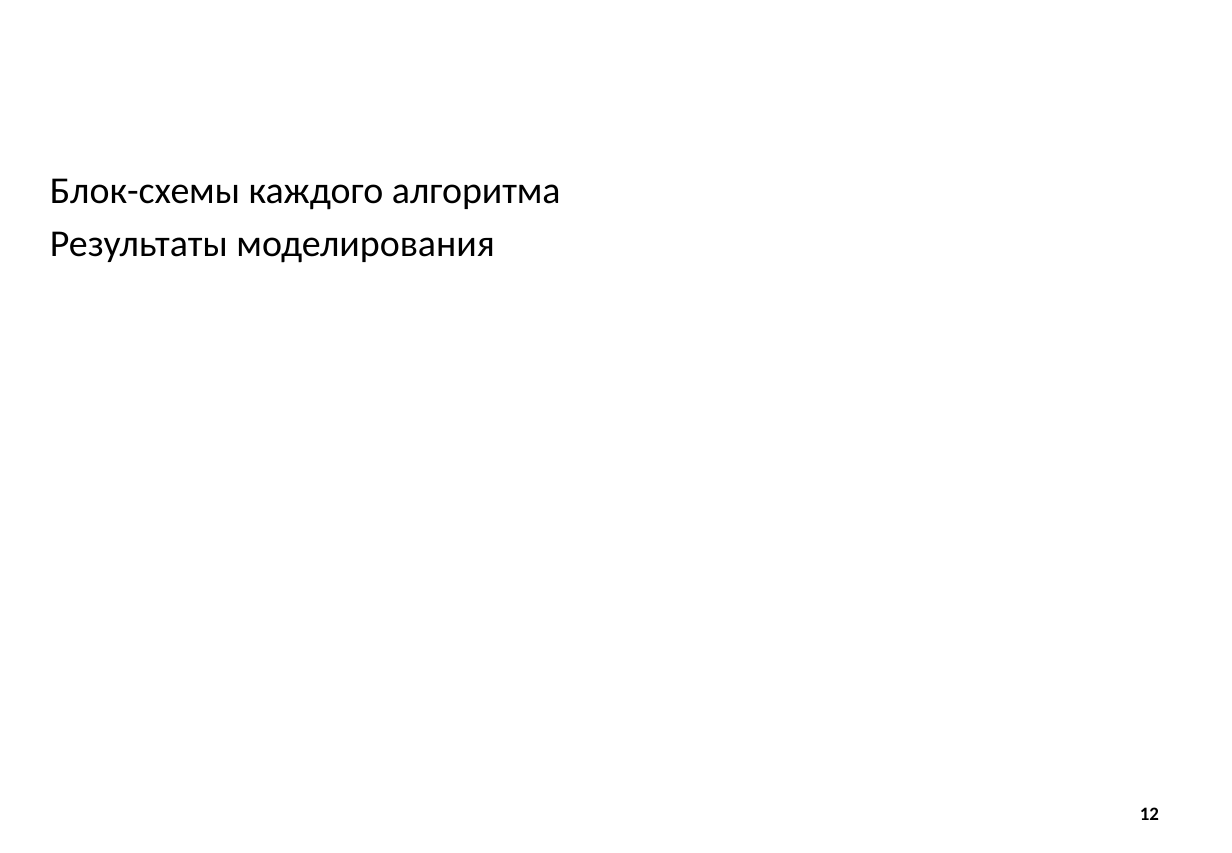
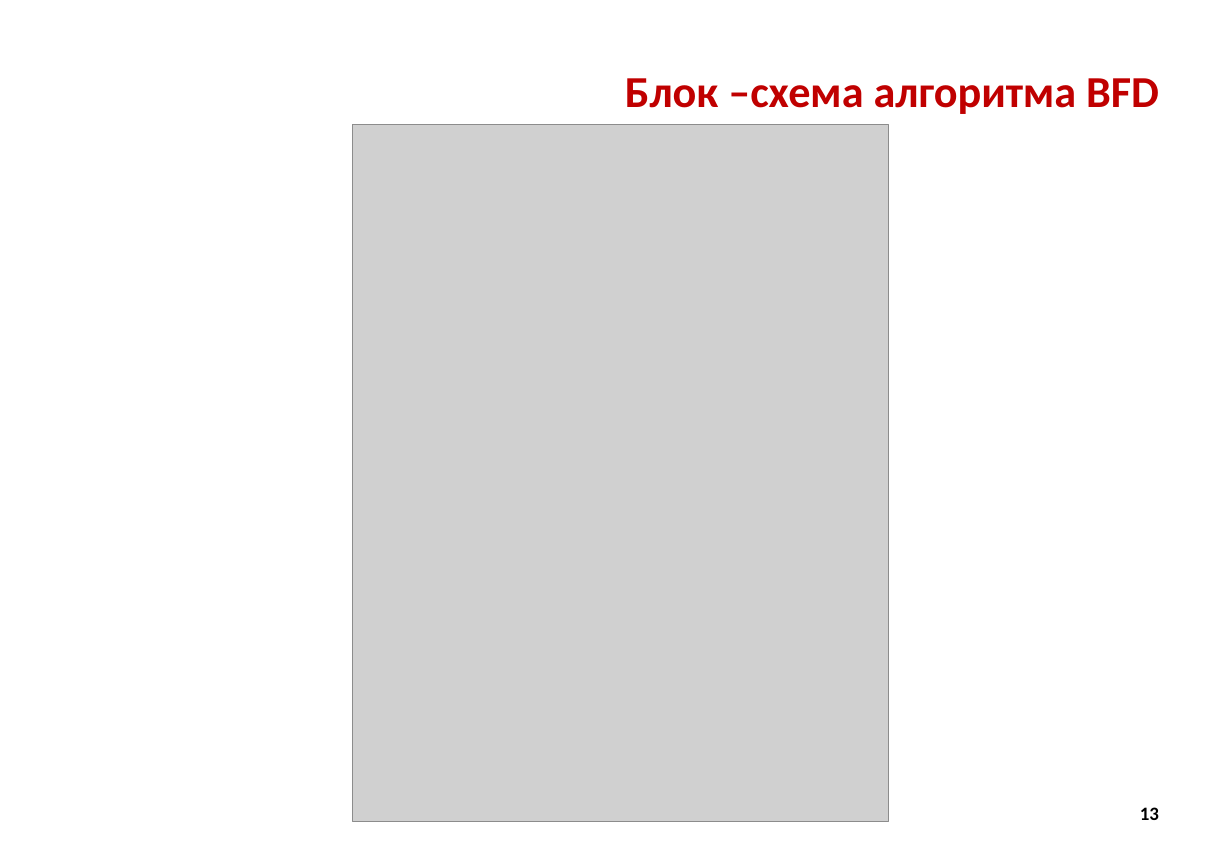
Before and after one commit to Alex-made/diplom, a slide deck: slide 13 of Презентация/Презентация диплома.pptx (slide 12 before the commit). Drawn at 1232x853 pixels with LibreOffice and Linux fonts; fonts in the diff are those of the drawing; grey boxes stand for pictures; background and template pictures are left out. Boxes give left, top, right and bottom in pixels: in the first picture for what was removed or moved away, otherwise in the second. Text is boxed around its words. In the diff, an @@ line names an element or a change of style, - is before the commit and + after.

```diff
--- a/Презентация/Презентация диплома.pptx
+++ b/Презентация/Презентация диплома.pptx
@@ title added at [625,78,1159,114], 28 pt, text #C00000, bold @@
+Блок –схема алгоритма BFD
@@ picture added at [353,124,888,821] @@
@@ text removed at [50,178,561,263] @@
-Блок-схемы каждого алгоритма
-Результаты моделирования
@@ page number at [1140,807,1159,820]: text changed @@
-12
+13
```
Also in this commit, not shown: 10 other slides changed, 9 slides added, 2 slides removed, 2 other files.
